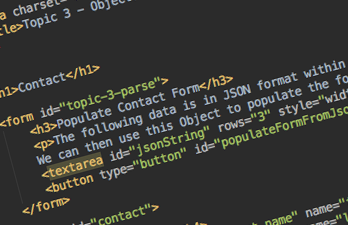
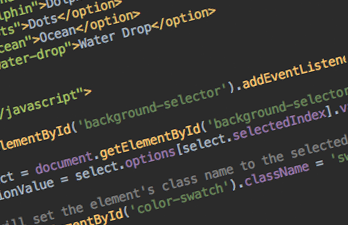
Before/after of a 348 × 225 layered artwork. What changed in the layer stack:
added layer "topic-7" above "topic-6" over <box>0,0,348,225</box>
added layer "topic-5" above "topic-4" over <box>0,0,348,225</box>
